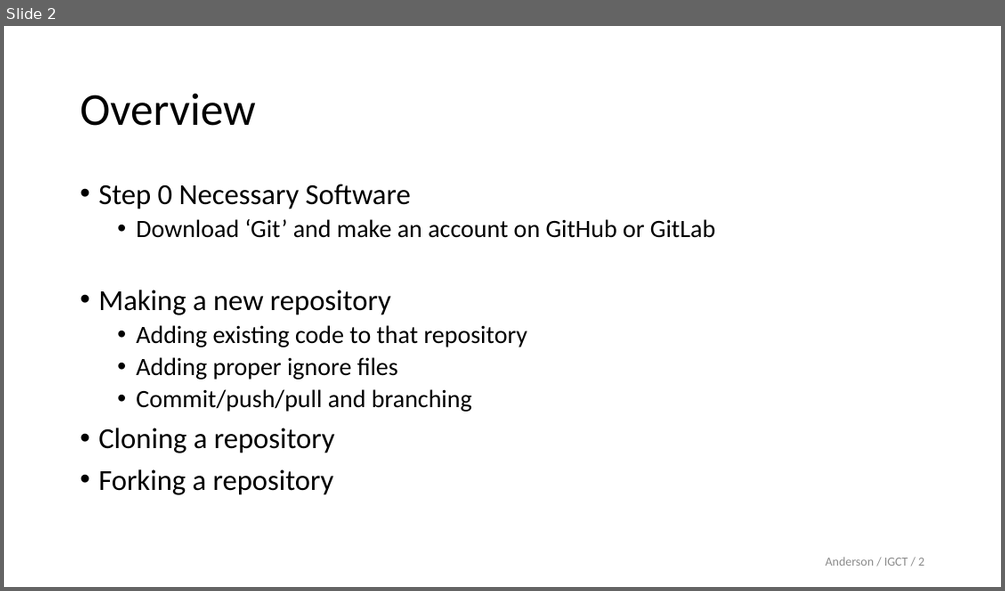
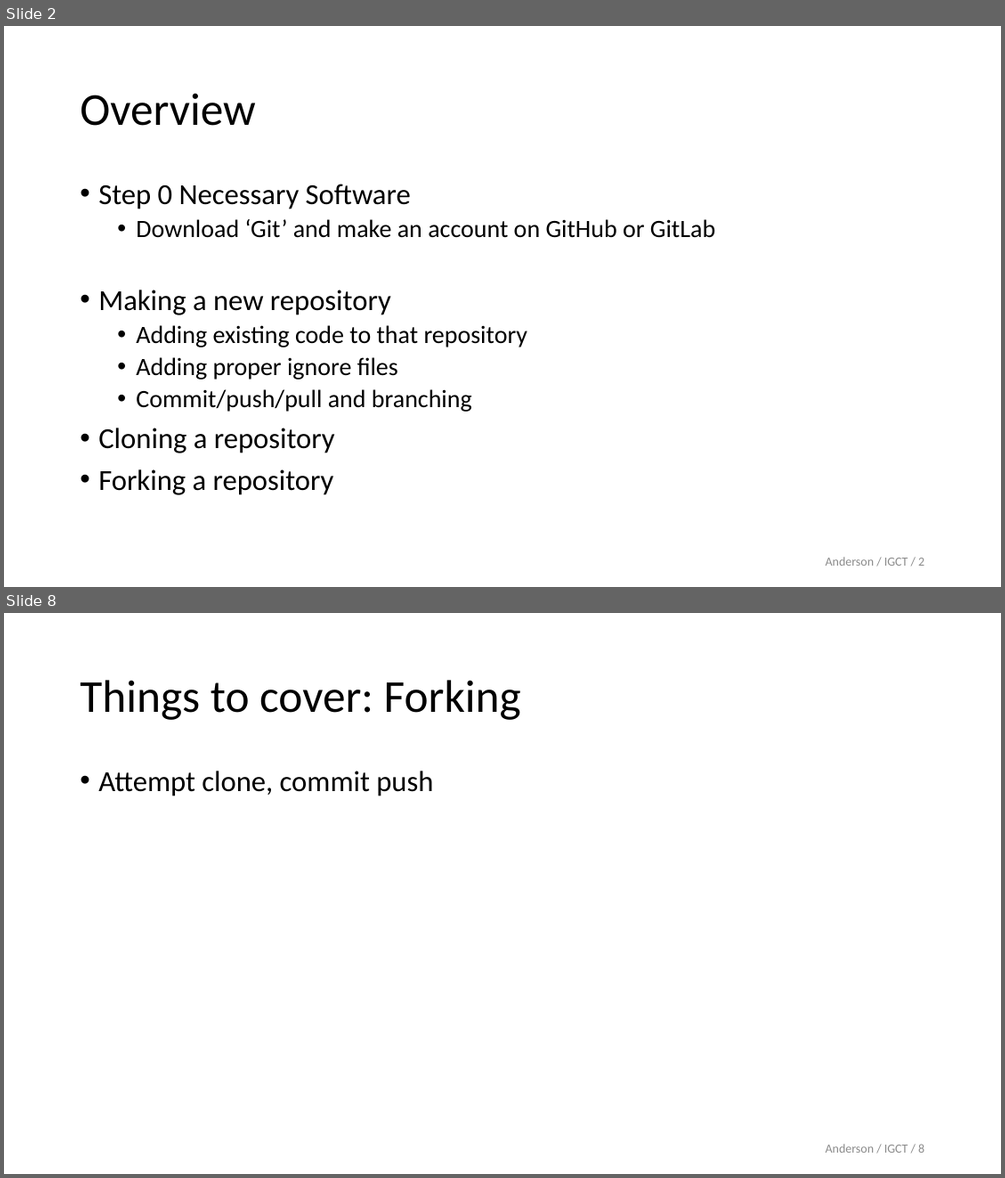
Before and after one commit to brianmanderson/TeachingGithubProcedures, a slide deck: Presentation.pptx. Shown one above the other, each under a label of ours: slide 2 before the commit, slides 2 and 8 after it; the slides between them are not shown. The pictures are 1005x591 and 1005x1178 pixels, drawn with LibreOffice and Linux fonts; fonts in the diff are those of the drawing; background and template pictures are left out. Boxes give left, top, right and bottom in pixels: in the first picture for what was removed or moved away, otherwise in the second. Text is boxed around its words. In the diff, an @@ line names an element or a change of style, - is before the commit and + after.

```diff
--- a/Presentation.pptx
+++ b/Presentation.pptx
@@ slide 8 added at box(4, 613, 1001, 1174), background #FFFFFF @@
@@ title added at box(80, 680, 521, 720), 44 pt, text #000000 @@
+Things to cover: Forking
@@ text added at box(98, 771, 433, 796), 28 pt, text #000000 @@
+• Attempt clone, commit push
@@ page number added at box(825, 1143, 924, 1152), 12 pt, text #8C8C8C @@
+Anderson / IGCT / 8
```
Also in this commit, not shown: 5 other slides added, 1 slide removed, 1 other file.
